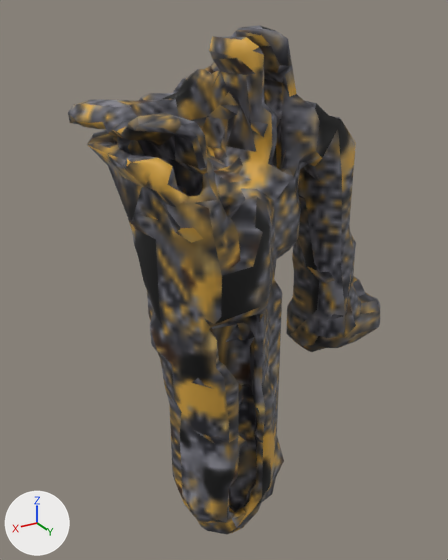
One commit to the glTF model www/proto3d/models/beth/equipment/fitted/elira/elira_chain_legendary_leg_R.glb: the scene before it, then after it.
Both versions are drawn from a 50 mm camera at (0.327, 0.623, 0.873) aimed at (-0.214, -0.279, 0.422). The lights are fixed; the arrows at lower left show +X, +Y and +Z. The picture after the commit comes second. Vertices at exactly the same position are counted once.

In view in the first picture: 'elira_chain_legendary_leg_R'.
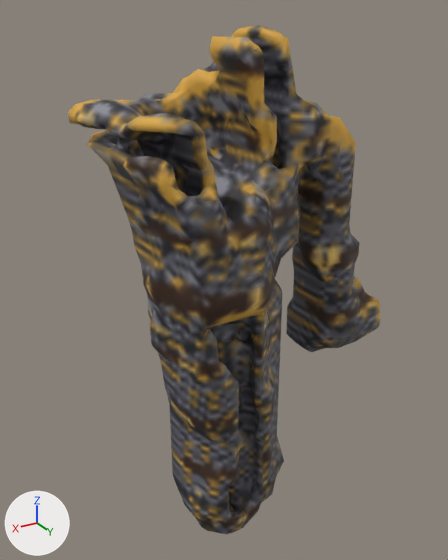
Changed parts and their boxes (x1, y1, x2, y2) in the pictures (448 x 560 px; the box of a moved part takes in the faces that stretch with it):
part 1 of me_elira_chain_legendary_leg_r_hi_001, moved or reshaped
    both: (93, 31, 365, 502)
part 2 of me_elira_chain_legendary_leg_r_hi_001, surface changed
    both: (68, 25, 380, 535)

Patch to the scene script:
```diff
--- a/www/proto3d/models/beth/equipment/fitted/elira/elira_chain_legendary_leg_R.glb.py
+++ b/www/proto3d/models/beth/equipment/fitted/elira/elira_chain_legendary_leg_R.glb.py
@@ me_elira_chain_legendary_leg_r_hi_001 @@
 # used by ob_elira_chain_legendary_leg_r; location = (0.0, 0.0, 0.0)
-me_elira_chain_legendary_leg_r_hi_001.from_pydata(...)  # 2233 vertices, 4530 faces; spans x -0.53..0.021, y -0.424..-0.084, z -0.031..0.856
+me_elira_chain_legendary_leg_r_hi_001.from_pydata(...)  # 2233 vertices, 4530 faces; spans x -0.53..0.021, y -0.424..-0.075, z -0.031..0.856
+# me_elira_chain_legendary_leg_r_hi_001 part 1: 46 vertices moved from x -0.445..-0.021, y -0.319..-0.084, z 0.194..0.839 to x -0.445..-0.017, y -0.322..-0.076, z 0.195..0.838; 176 vertices removed from x -0.461..-0.01, y -0.352..-0.085, z 0.074..0.79; 176 vertices added at x -0.461..-0.013, y -0.349..-0.075, z 0.075..0.786
+# me_elira_chain_legendary_leg_r_hi_001 part 2: 3680 kept faces spanning x -0.53..0.021, y -0.424..-0.085, z -0.031..0.856 get new texture (UV) coordinates
 me_elira_chain_legendary_leg_r_hi_001.materials.append(mat_elira_chain_legendary_leg_r_mat)
```
